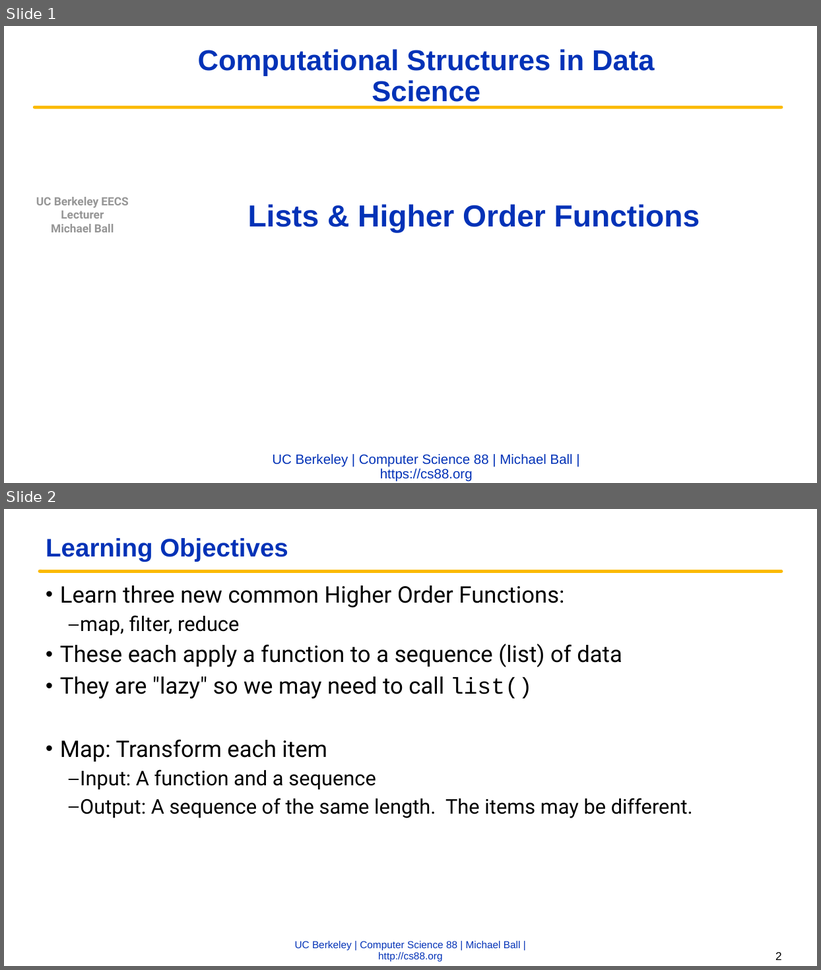
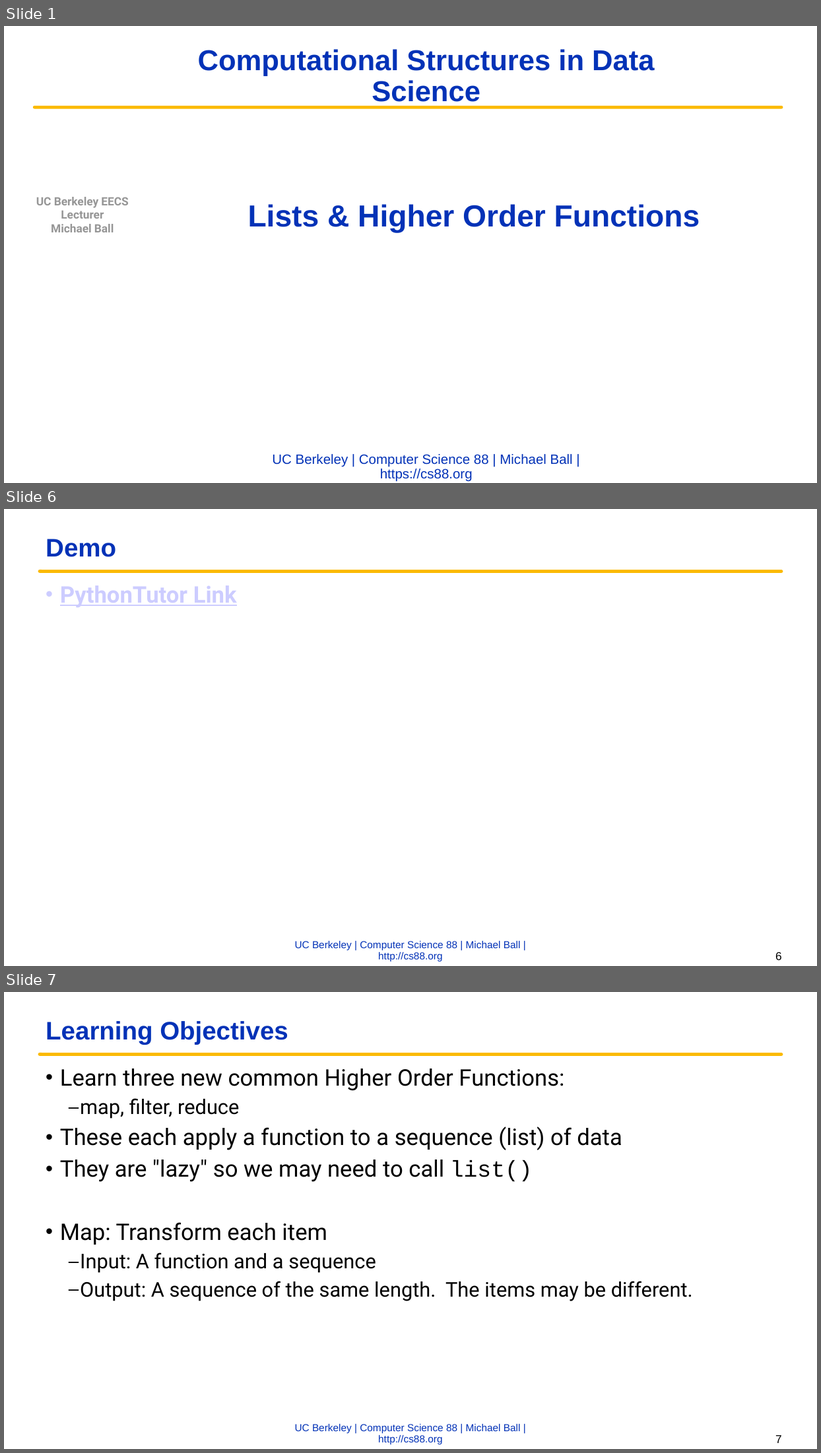
Before and after one commit to cs88-website/fa22, a slide deck: assets/slides/fa22/06-Lists_HOFs.pptx. Shown one above the other, each under a label of ours: slides 1 and 2 before the commit, slides 1, 6 and 7 after it; the slides between them are not shown. The pictures are 821x970 and 821x1453 pixels, drawn with LibreOffice and Linux fonts; fonts in the diff are those of the drawing; background and template pictures are left out. Boxes give left, top, right and bottom in pixels: in the first picture for what was removed or moved away, otherwise in the second. Text is boxed around its words. In the diff, an @@ line names an element or a change of style, - is before the commit and + after.

```diff
--- a/assets/slides/fa22/06-Lists_HOFs.pptx
+++ b/assets/slides/fa22/06-Lists_HOFs.pptx
@@ slide 6 added at (x1=4, y1=509, x2=817, y2=966), background #FFFFFF; not listed: 2 template elements that a slide beside it also shows @@
@@ title added at (x1=46, y1=539, x2=116, y2=557), 30 pt, text #0332B7, bold @@
+Demo
@@ text added at (x1=60, y1=586, x2=237, y2=607), 27 pt, text #CCCCFF, bold, underline @@
+• PythonTutor Link
@@ page number added at (x1=776, y1=953, x2=782, y2=960), 13.5 pt, text #000000 @@
+6
@@ what was slide 2 is now slide 7 @@
@@ page number at (x1=776, y1=1436, x2=782, y2=1443): text changed @@
-2
+7
```
Also in this commit, not shown: 5 slides changed, 6 other slides added, 1 slide removed, 4 other files.
